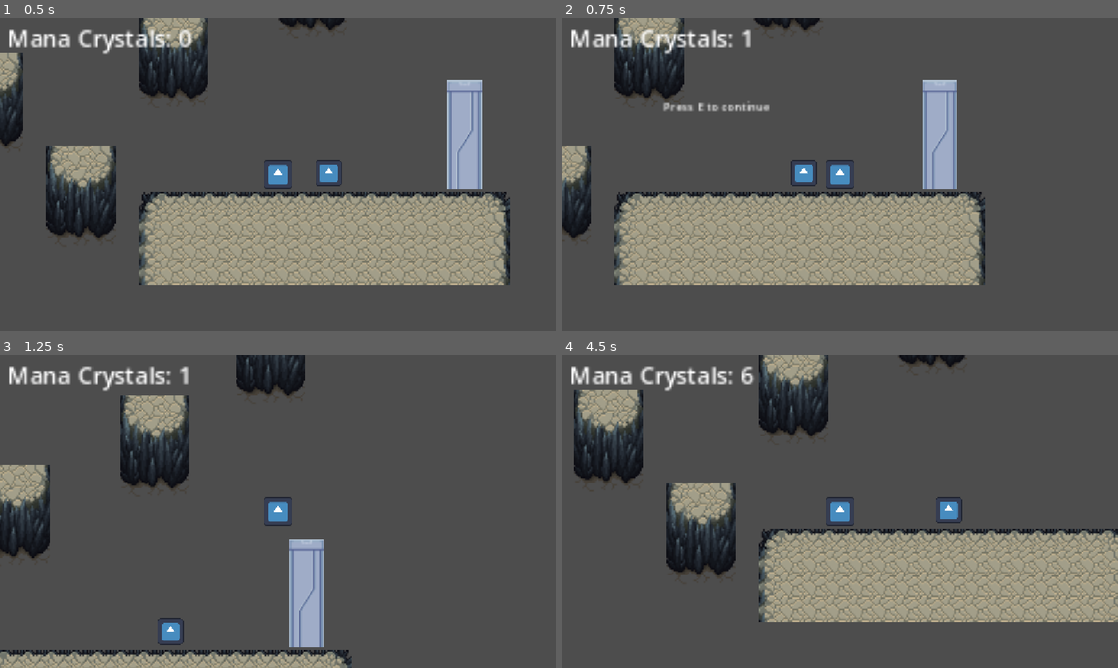
Above: before the commit, frames 1-4 (two rows, left to right).
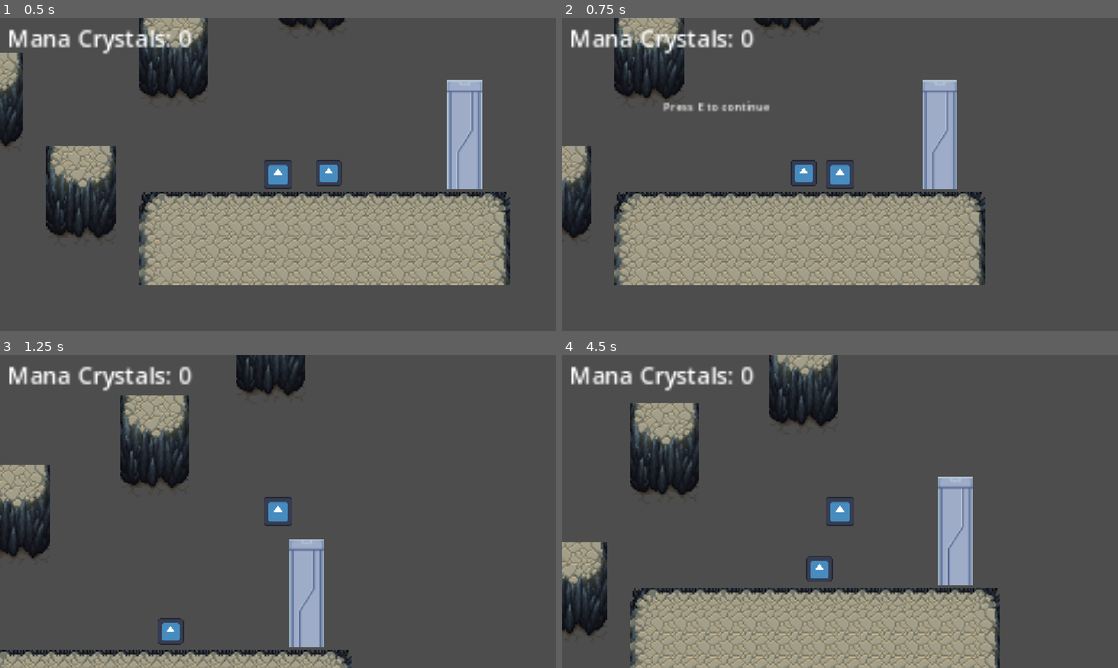
Above: after the commit, the same moments.

Repository: multii-RC/P3_Real_Puzzle
Game: Godot game, scene res://Scenes/world.tscn
Same seed, same stepped clock (60 frames per second), same inputs: the game is played once before the commit and once after it. The engine's default icon, where the game draws it, is replaced by a stand-in: a white triangle on a blue panel in a dark square.
Inputs:
- Up to frame 1 (0.5 s): no input
- Up to frame 2 (0.75 s): hold Right (right) from 0.53 s (still down); tap E (Interact) at 0.6 s
- Up to frame 3 (1.25 s): keep holding Right (right); tap Up (jump) at 0.77 s
- Up to frame 4 (4.5 s): tap E (Interact) every 0.75 s from 1.35 to 4.35 s; tap Up (jump) at 1.52, 3.02, 3.77 s; release Right (right) at 2.03 s; hold Left (left) 2.03-2.78 s; hold Right (right) 2.78-4.28 s; hold Left (left) from 4.28 s (still down)

Frame 1 is identical in both runs. In frame 2, less than 0.1% of the frame differs, in the area x 32-35%, y 3-10%; in frame 3, less than 0.1%; in frame 4, 43%, in the area x 0-100%, y 0-100%.

Commit message:
Working prototype

Diff:
--- a/p-3-real-puzzle/Code/area_2d.gd
+++ b/p-3-real-puzzle/Code/area_2d.gd
@@ -24,7 +24,8 @@
 
 	if Input.is_action_just_pressed("Interact"):
 		GameManager.manaCrystals += 1
-
+		queue_free()
 
 func _on_body_exited(body: Node2D) -> void:
 	isInteractable = false
+	vaseLabel.visible = false
--- a/p-3-real-puzzle/Code/reset.gd
+++ b/p-3-real-puzzle/Code/reset.gd
@@ -15,3 +15,5 @@
 func _on_body_entered(body: Node2D) -> void:
 	print("Body enters world boundary")
 	$"../player".global_position = $Control.global_position
+
+#body.name = player
--- a/p-3-real-puzzle/Scenes/CrystalVase.tscn
+++ b/p-3-real-puzzle/Scenes/CrystalVase.tscn
@@ -3,16 +3,19 @@
 [ext_resource type="Script" uid="uid://kkl8fgl2ss08" path="res://Code/area_2d.gd" id="1_sqnkd"]
 [ext_resource type="Texture2D" uid="uid://bjgvr5edfsfa3" path="res://Rusty Crate.png" id="2_id7js"]
 
-[sub_resource type="CapsuleShape2D" id="CapsuleShape2D_nmvex"]
+[sub_resource type="RectangleShape2D" id="RectangleShape2D_id7js"]
+size = Vector2(30, 30)
 
 [node name="CrystalVase" type="Node2D" unique_id=100340872]
 position = Vector2(1, 0)
 
 [node name="Area2D" type="Area2D" parent="." unique_id=82264156]
+collision_layer = 8
+collision_mask = 2
 script = ExtResource("1_sqnkd")
 
 [node name="CollisionShape2D" type="CollisionShape2D" parent="Area2D" unique_id=626813775]
-shape = SubResource("CapsuleShape2D_nmvex")
+shape = SubResource("RectangleShape2D_id7js")
 
 [node name="Sprite2D" type="Sprite2D" parent="Area2D" unique_id=819547502]
 texture = ExtResource("2_id7js")
